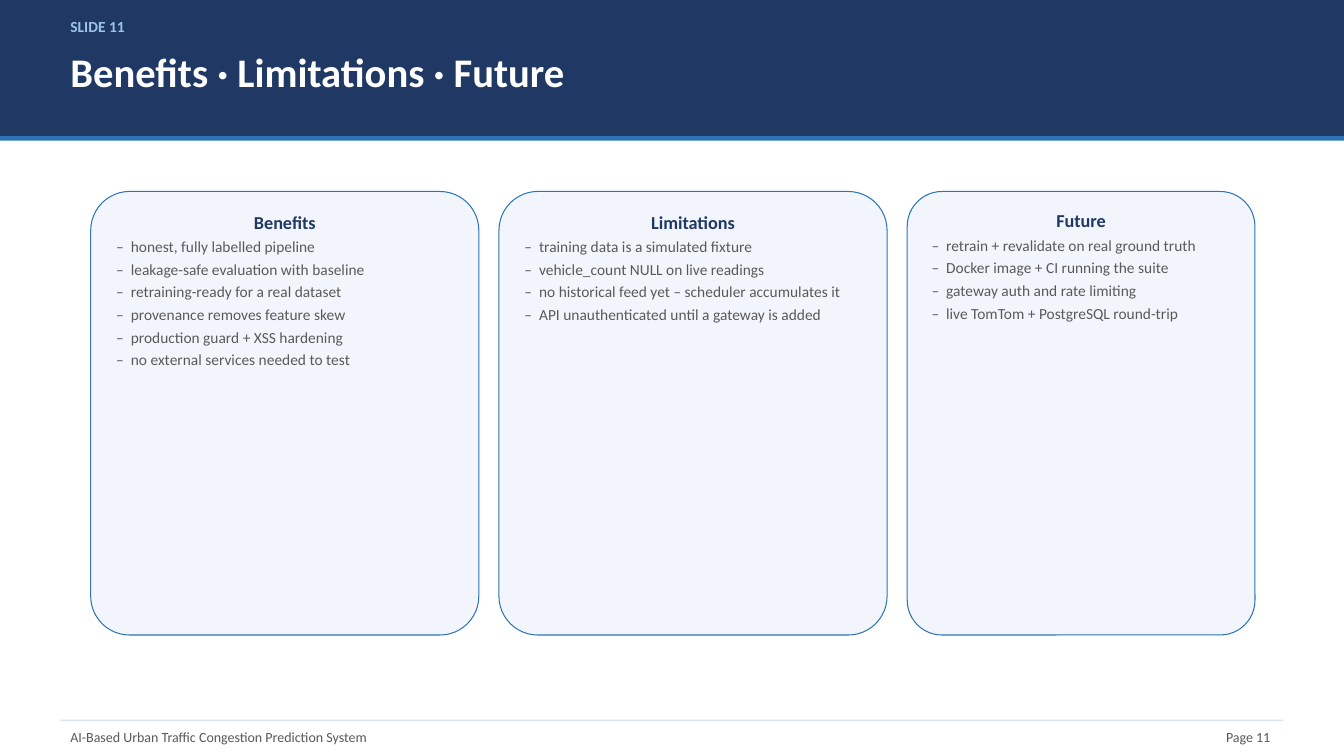
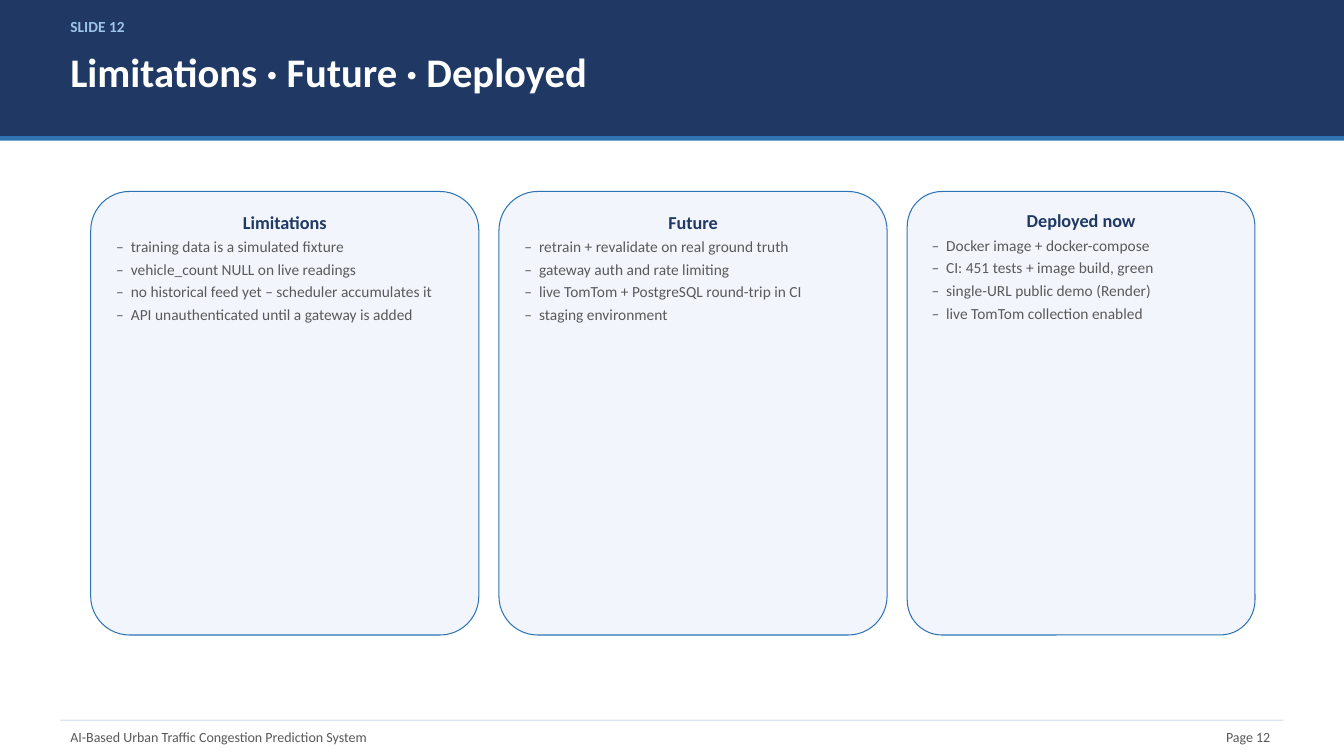
Before and after one commit to ranjith11102007/traffic-congestion-prediction, a slide deck: slide 12 of submission/AI_Traffic_Congestion_Prediction_Presentation.pptx (slide 11 before the commit). Drawn at 1344x756 pixels with LibreOffice and Linux fonts; fonts in the diff are those of the drawing. Boxes give left, top, right and bottom in pixels: in the first picture for what was removed or moved away, otherwise in the second. Text is boxed around its words. In the diff, an @@ line names an element or a change of style, - is before the commit and + after.

```diff
--- a/submission/AI_Traffic_Congestion_Prediction_Presentation.pptx
+++ b/submission/AI_Traffic_Congestion_Prediction_Presentation.pptx
@@ text at <box>70,22,125,32</box>: text changed @@
-SLIDE 11
+SLIDE 12
@@ text at <box>70,58,586,94</box>: text changed @@
-Benefits · Limitations · Future
+Limitations · Future · Deployed
@@ text in rounded rectangle at <box>131,216,432,323</box>: text changed @@
-Benefits
-– honest, fully labelled pipeline
-– leakage-safe evaluation with baseline
-– retraining-ready for a real dataset
-– provenance removes feature skew
-– production guard + XSS hardening
-– no external services needed to test
+Limitations
+– training data is a simulated fixture
+– vehicle_count NULL on live readings
+– no historical feed yet – scheduler accumulates it
+– API unauthenticated until a gateway is added
@@ text in rounded rectangle at <box>539,217,801,323</box>: text changed @@
-Limitations
-– training data is a simulated fixture
-– vehicle_count NULL on live readings
-– no historical feed yet – scheduler accumulates it
-– API unauthenticated until a gateway is added
+Future
+– retrain + revalidate on real ground truth
+– gateway auth and rate limiting
+– live TomTom + PostgreSQL round-trip in CI
+– staging environment
@@ text in rounded rectangle at <box>946,214,1153,319</box>: text changed @@
-Future
-– retrain + revalidate on real ground truth
-– Docker image + CI running the suite
-– gateway auth and rate limiting
-– live TomTom + PostgreSQL round-trip
+Deployed now
+– Docker image + docker-compose
+– CI: 451 tests + image build, green
+– single-URL public demo (Render)
+– live TomTom collection enabled
@@ text at <box>1226,733,1270,745</box>: text changed @@
-Page 11
+Page 12
```
Also in this commit, not shown: 3 other slides changed, 1 slide added, 8 other files.
